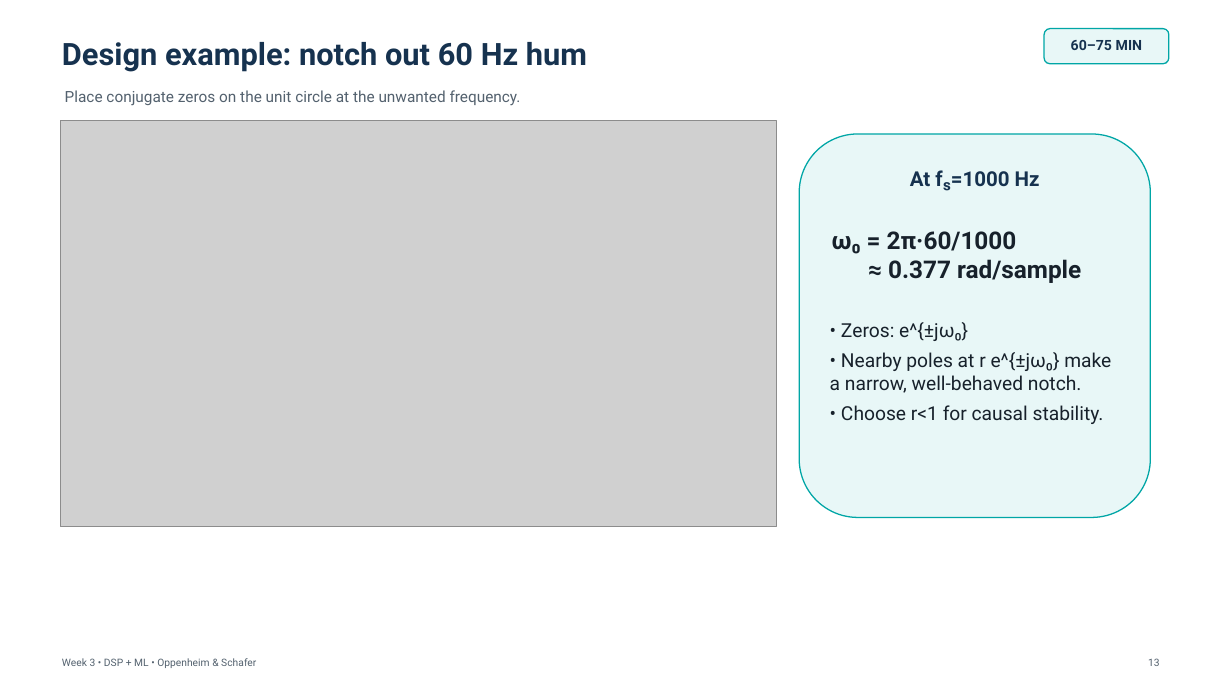
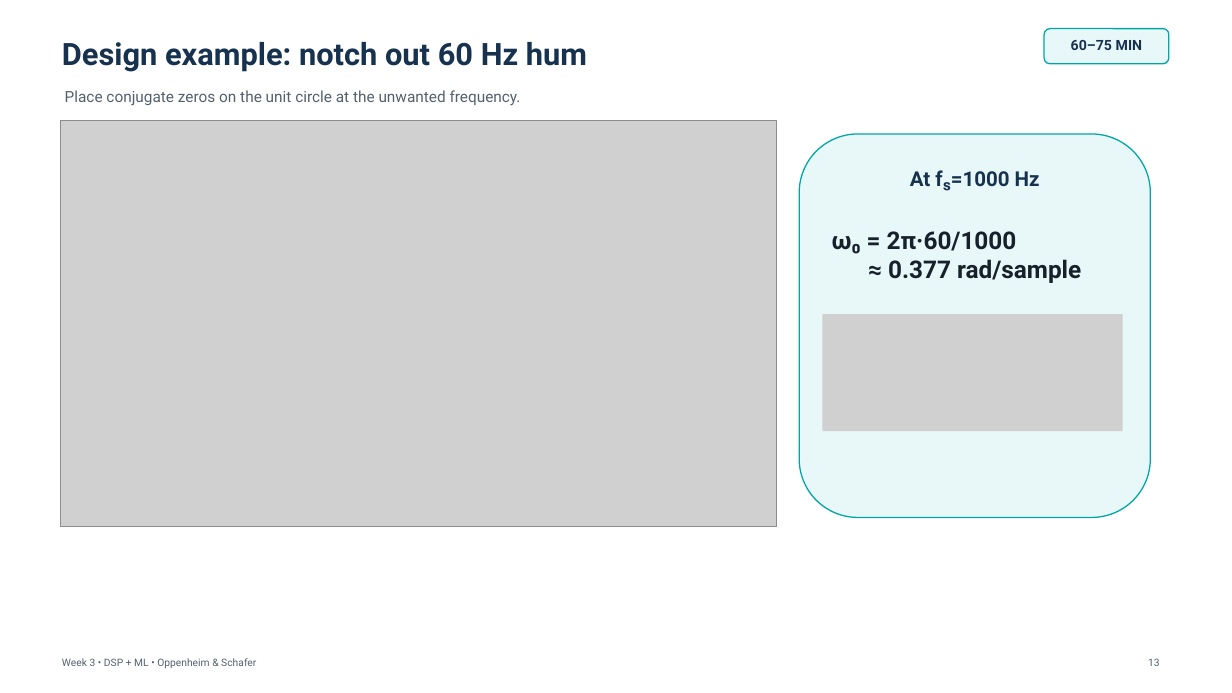
Before and after one commit to mathys2000/ecen45632_f26, a slide deck: slide 15 of lecture_slides/Week3_Lecture6_Transfer_Functions_PoleZero_091026_forClass.pptx. Drawn at 1232x693 pixels with LibreOffice and Linux fonts; fonts in the diff are those of the drawing; grey boxes stand for pictures. Boxes give left, top, right and bottom in pixels: in the first picture for what was removed or moved away, otherwise in the second. Text is boxed around its words. In the diff, an @@ line names an element or a change of style, - is before the commit and + after.

```diff
--- a/lecture_slides/Week3_Lecture6_Transfer_Functions_PoleZero_091026_forClass.pptx
+++ b/lecture_slides/Week3_Lecture6_Transfer_Functions_PoleZero_091026_forClass.pptx
@@ picture added at (823,314,1123,432) @@
@@ text removed at (830,322,1111,424) @@
-• Zeros: e^{±jω₀}
-• Nearby poles at r e^{±jω₀} make a narrow, well-behaved notch.
-• Choose r<1 for causal stability.
```
Also in this commit, not shown: 4 other slides changed, 1 slide added, 13 other files.
